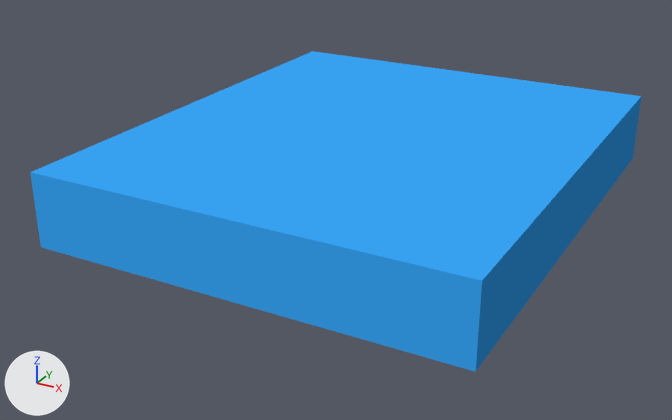
Before and after pictures for a commit that changed the glTF model data/tileset/b06.glb.
Camera for both pictures: a 50 mm lens placed at (22.2, -124.4, 75.5), pointed at (-61.4, 27.7, -0.6). Lighting does not change. The marker at lower left points along +X, +Y and +Z. The picture after the commit comes second. Vertices at exactly the same position are counted once.

The scene before the commit, as lines of its bpy script (objects in view):
```python
me_mesh_0 = bpy.data.meshes.new('Mesh_0')
me_mesh_0.from_pydata(...)  # 8 vertices, 10 faces; spans x -100.0..-15.0, y -15.0..85.0, z 0.2..15.0
me_mesh_0.materials.append(mat_shell_unlit)
ob_shell = bpy.data.objects.new('shell', me_mesh_0)
ob_shell.location = (0.0, 0.0, 0.0)
```
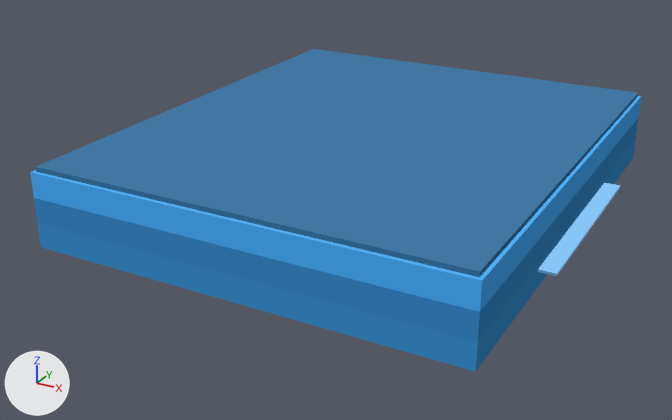
Boxes (x1, y1, x2, y2) around the edits, measured in the pictures (672 x 420 px):
'shell', reshaped: before (30, 51, 641, 372); after (30, 49, 641, 372)
part 1 of me_mesh_0, added (blue): after (36, 49, 638, 277)
part 2 of me_mesh_0, built on: (30, 97, 641, 372) in both
part 3 of me_mesh_0, recoloured: before (31, 51, 641, 281); after (31, 96, 641, 281)

Diff of the bpy script that builds the scene:
```diff
--- a/data/tileset/b06.glb.py
+++ b/data/tileset/b06.glb.py
@@ me_mesh_0 @@
 # used by ob_shell; location = (0.0, 0.0, 0.0)
-me_mesh_0.from_pydata(...)  # 8 vertices, 10 faces; spans x -100.0..-15.0, y -15.0..85.0, z 0.2..15.0
+me_mesh_0.from_pydata(...)  # 32 vertices, 46 faces; spans x -100.0..-11.8, y -15.0..85.0, z 0.2..15.9
+# me_mesh_0 part 1: the loose piece of 8 vertices spanning x -100.0..-15.0, y -15.0..85.0, z 0.2..15.0 is copied, and the copy is scaled about its middle by (0.985, 0.985, 0.0642), then moved by (0.0, 0.0, 7.8); it spans x -99.4..-15.6, y -14.3..84.2, z 14.9..15.9
+# me_mesh_0 part 2
+# 8 faces are deleted
+# 16 vertices are added at x -100.0..-11.8, y -15.0..85.0, z 3.6..10.1
+# 34 new faces join them
+# me_mesh_0 part 3: 2 kept faces spanning x -100.0..-15.0, y -15.0..85.0, z 15.0 get new vertex colours; the middle colour goes from blue #37a1f0 to blue #51adf2
 me_mesh_0.materials.append(mat_shell_unlit)
```
